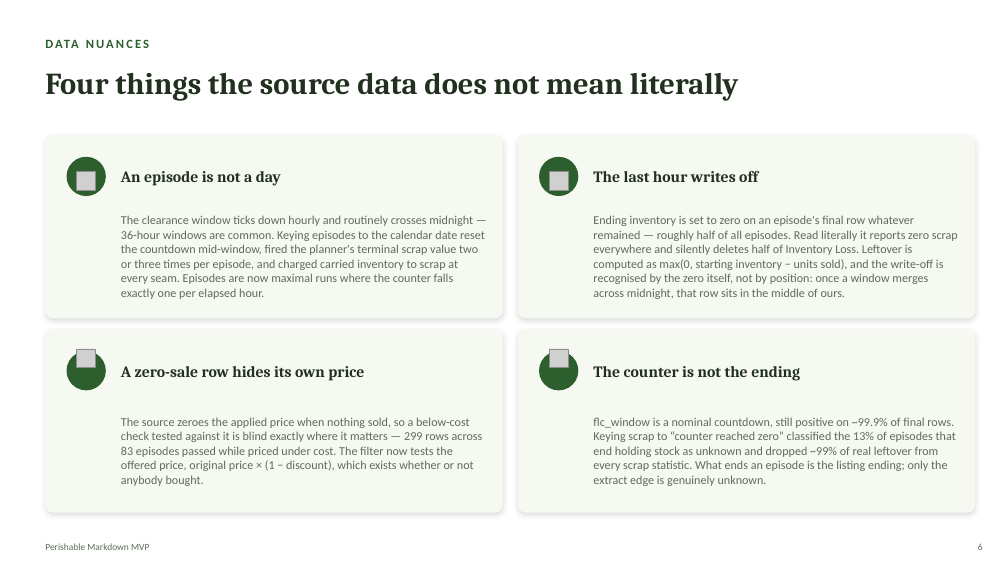
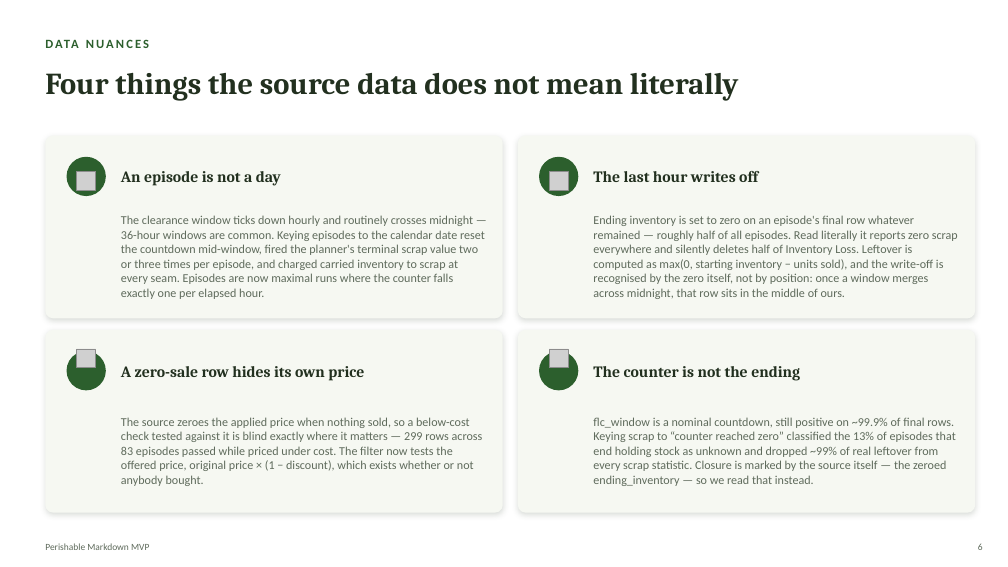
Before and after one commit to Kamalyunus/fresh-markdown, a slide deck: slide 6 of docs/perishable_markdown_tech_deck.pptx. Drawn at 1008x567 pixels with LibreOffice and Linux fonts; fonts in the diff are those of the drawing; grey boxes stand for pictures. Boxes give left, top, right and bottom in pixels: in the first picture for what was removed or moved away, otherwise in the second. Text is boxed around its words. In the diff, an @@ line names an element or a change of style, - is before the commit and + after.

```diff
--- a/docs/perishable_markdown_tech_deck.pptx
+++ b/docs/perishable_markdown_tech_deck.pptx
@@ text at box(593, 417, 956, 486): text changed @@
-flc_window is a nominal countdown, still positive on ~99.9% of final rows. Keying scrap to “counter reached zero” classified the 13% of episodes that end holding stock as unknown and dropped ~99% of real leftover from every scrap statistic. What ends an episode is the listing ending; only the extract edge is genuinely unknown.
+flc_window is a nominal countdown, still positive on ~99.9% of final rows. Keying scrap to “counter reached zero” classified the 13% of episodes that end holding stock as unknown and dropped ~99% of real leftover from every scrap statistic. Closure is marked by the source itself — the zeroed ending_inventory — so we read that instead.
```
Also in this commit, not shown: 1 other slide changed, 6 other files.
